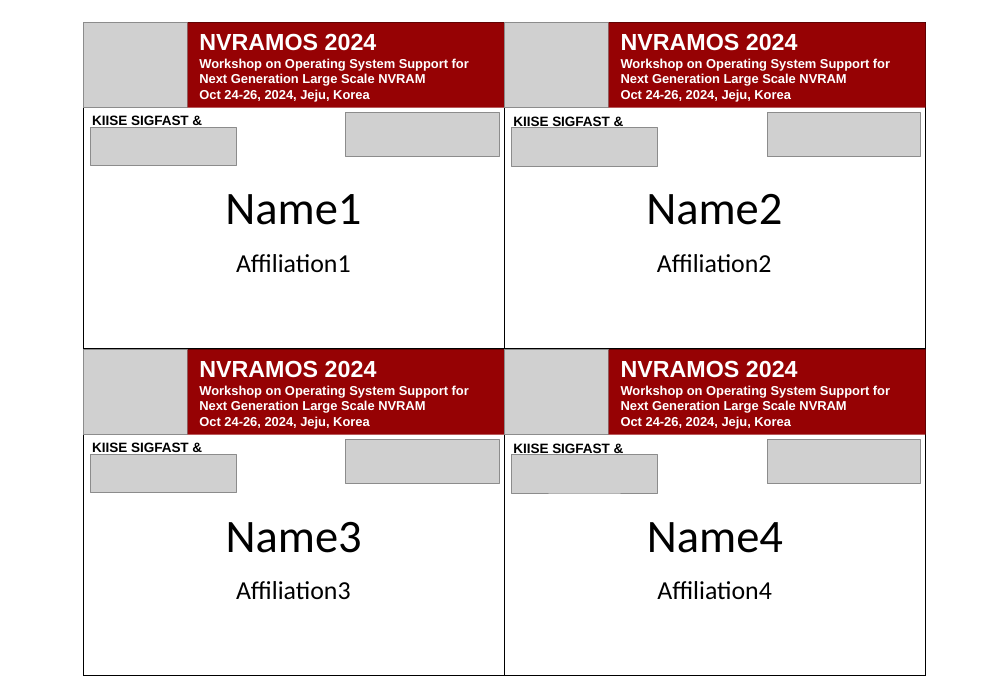
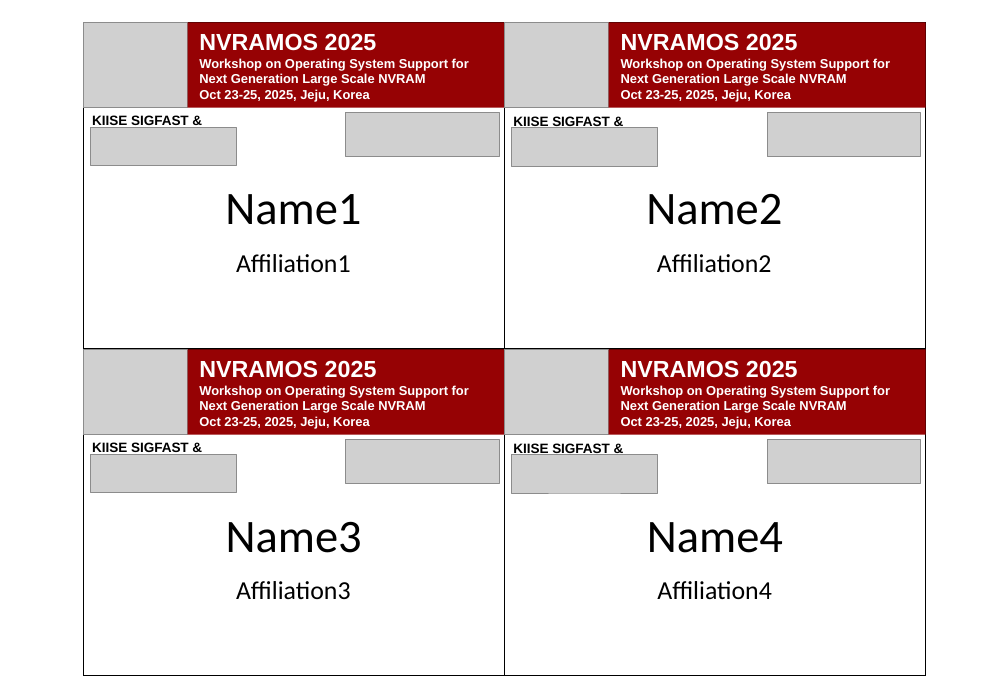
Before and after one commit to JonghyeokPark/nametag, a slide deck: slide 1 of template.pptx. Drawn at 1008x698 pixels with LibreOffice and Linux fonts; fonts in the diff are those of the drawing; grey boxes stand for pictures. Boxes give left, top, right and bottom in pixels: in the first picture for what was removed or moved away, otherwise in the second. Text is boxed around its words. In the diff, an @@ line names an element or a change of style, - is before the commit and + after.

Commit message:
upload nvramos 2025

```diff
--- a/template.pptx
+++ b/template.pptx
@@ text at <box>199,33,377,51</box>: text changed @@
-NVRAMOS 2024
+NVRAMOS 2025
@@ text at <box>621,33,798,51</box>: text changed @@
-NVRAMOS 2024
+NVRAMOS 2025
@@ text at <box>199,89,370,101</box>: text changed @@
-Oct 24-26, 2024, Jeju, Korea
+Oct 23-25, 2025, Jeju, Korea
@@ text at <box>621,89,791,101</box>: text changed @@
-Oct 24-26, 2024, Jeju, Korea
+Oct 23-25, 2025, Jeju, Korea
@@ text at <box>199,360,377,378</box>: text changed @@
-NVRAMOS 2024
+NVRAMOS 2025
@@ text at <box>621,360,798,378</box>: text changed @@
-NVRAMOS 2024
+NVRAMOS 2025
@@ text at <box>199,416,370,428</box>: text changed @@
-Oct 24-26, 2024, Jeju, Korea
+Oct 23-25, 2025, Jeju, Korea
@@ text at <box>621,416,791,428</box>: text changed @@
-Oct 24-26, 2024, Jeju, Korea
+Oct 23-25, 2025, Jeju, Korea
```
Also in this commit, not shown: 7 other files.
